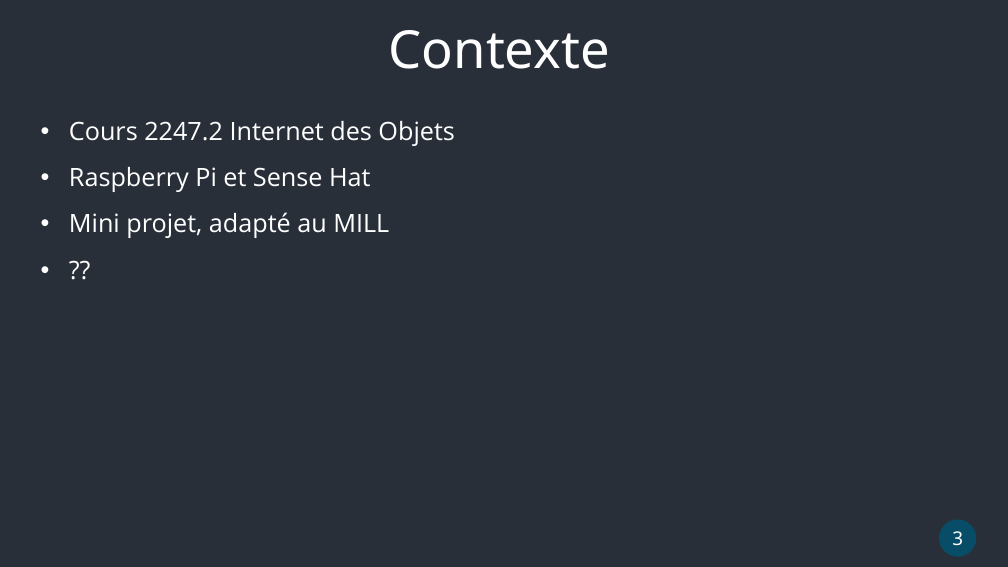
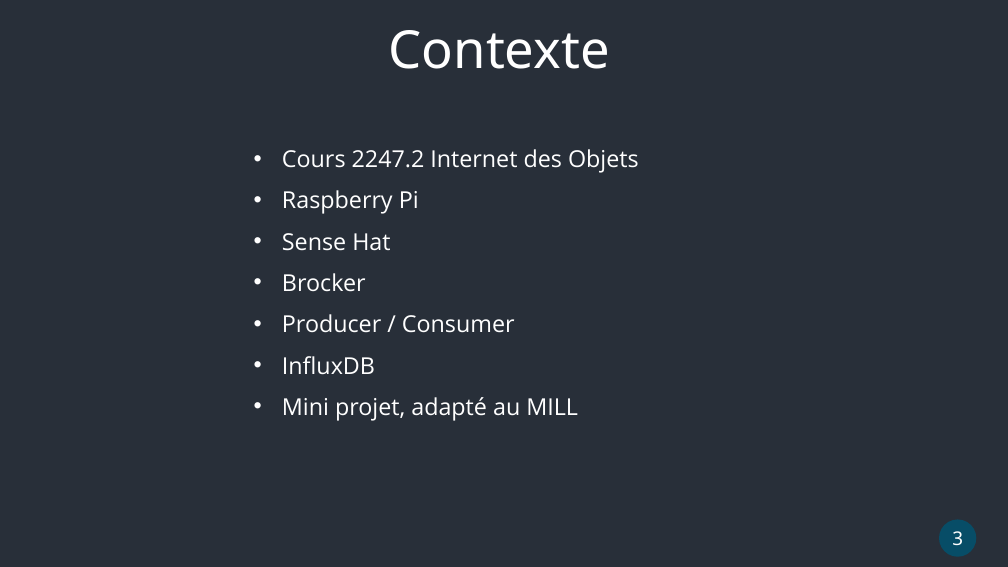
Before and after one commit to ThePension/IoT_FireFighter, a slide deck: slide 3 of Presentation.pptx. Drawn at 1008x567 pixels with LibreOffice and Linux fonts; fonts in the diff are those of the drawing. Boxes give left, top, right and bottom in pixels: in the first picture for what was removed or moved away, otherwise in the second. Text is boxed around its words. In the diff, an @@ line names an element or a change of style, - is before the commit and + after.

```diff
--- a/Presentation.pptx
+++ b/Presentation.pptx
@@ subtitle at [282,149,639,421]: paragraph removed @@
-• ??
@@ subtitle "Cours 2247.2 Internet des Objets": place and size @@
-subtitle "Cours 2247.2 Internet des Objets" at [69,121,454,238]
+subtitle "Cours 2247.2 Internet des Objets" at [282,149,639,421]
@@ subtitle at [282,149,639,421]: size 24 to 22.2 pt in "Cours 2247.2 Internet des Objets", "Mini projet, adapté au MILL"; line spacing 0.9 to 0.8 @@
@@ subtitle at [282,190,515,375]: text changed; size 24 to 22.2 pt @@
-• Raspberry Pi et Sense Hat
+• Raspberry Pi
+• Sense Hat
+• Brocker
+• Producer / Consumer
+• InfluxDB
```
Also in this commit, not shown: 5 other slides changed.
